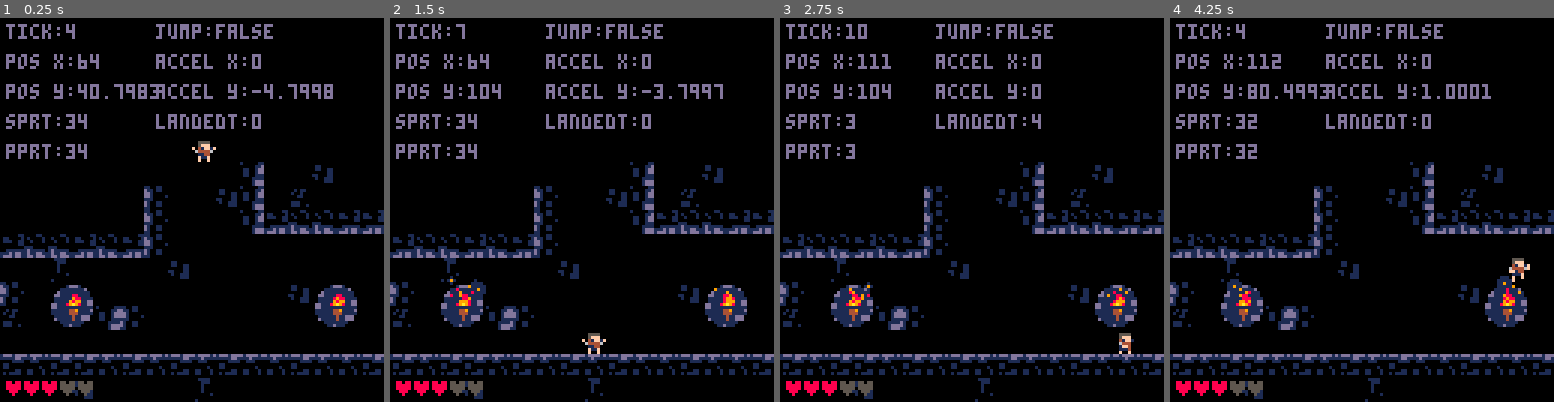
Above: before the commit, frames 1-4 (left to right).
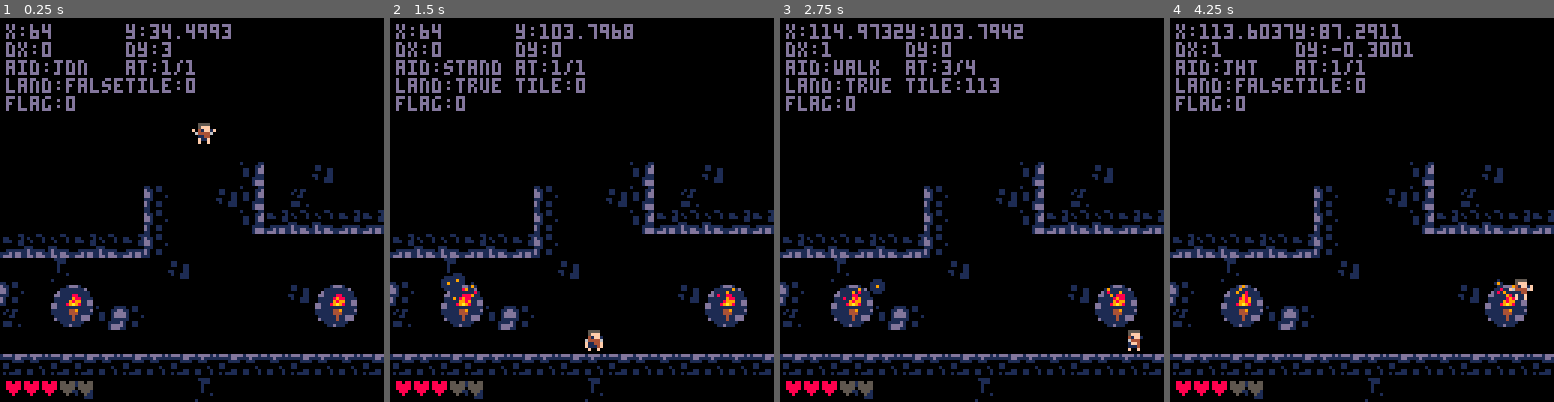
Above: after the commit, the same moments.

Repository: bruno-force/Return-to-Asgard
Game: PICO-8 cartridge game.p8
Two runs of this game, one before a commit and one after it. Both use one fixed random seed, a clock stepped at 60 frames per second and the inputs below.
Inputs:
- Up to frame 1 (0.25 s): no input
- Up to frame 2 (1.5 s): tap X (X key) at 0.33, 1.07 s; tap O (Z key) at 0.7 s
- Up to frame 3 (2.75 s): hold Right 1.6-2.1 s; tap O (Z key) at 1.7, 2.1, 2.5 s; tap X (X key) at 1.85 s; hold Right from 2.47 s (still down)
- Up to frame 4 (4.25 s): tap O (Z key) every 0.4 s from 2.9 to 4.1 s; tap X (X key) at 2.97, 4.08 s; release Right at 3.03 s; hold Left 3.08-3.58 s; hold Right from 4.02 s (still down)

The runs differ from the first frame. In frame 1, 5.7% of the frame differs, in the area x 1-87%, y 1-38%; in frame 2, 5.8%; in frame 3, 5.9%; in frame 4, 6.8%, in the area x 1-95%, y 1-74%.

Commit message:
feat: OOP

Diff:
--- a/game.p8
+++ b/game.p8
@@ -1,9 +1,13 @@
 pico-8 cartridge // http://www.pico-8.com
 version 18
 __lua__
+
 #include lib/utils.lua
 #include lib/interface.lua
 #include lib/stage.lua
+#include lib/collisions.lua
+#include lib/body.lua
+#include lib/animation.lua
 #include lib/emitter.lua
 #include lib/particle.lua
 #include lib/player.lua
@@ -13,19 +17,34 @@
 function _init()
   create_fire_emitter(25,95)
   create_fire_emitter(112,95)
-  custom_menu()
   init_player()
 end
 
 function _update60()
   update_stage()
+  bodies:update()
+  add_logs()
 end
 
 function _draw()
   cls()
   draw_stage()
-  devlogs()
+  bodies:draw()
+  print_logs()
 end
+
+function add_logs()
+  log('x',p.x)
+  log('y',p.y)
+  log('dx',p.dx)
+  log('dy',p.dy)
+  log('aid',p.animation.i)
+  log('at',ceil(p.animation.t/p.animation.fs)..'/'..#p.animation.s)
+  log('land',tostr(p.landed))
+  log('tile',mget(p.x/8,p.y/8))
+  log('flag',fget(mget(p.x/8,p.y/8)))
+end
+
 __gfx__
 00000000000000000000000000000000000000000000000000000000000000000000000000000000000000000000000000000000000000000000000000000000
 00555500005555000055550000555500000000000000000000000000000000000000000000000000000000000000000000000000000000000000000000000000
@@ -90,6 +109,9 @@
 00d11111411ddd000000000000000000000000000000000000000000000000000000000000000000000000000000000000000000000000000000000000000000
 00001111111100000000000000000000000000000000000000000000000000000000000000000000000000000000000000000000000000000000000000000000
 0000011d111000000000000000000000000000000000000000000000000000000000000000000000000000000000000000000000000000000000000000000000
+__gff__
+0000000000000000000000000000000000000000000000000000000000000000000000000000000000000000000000000000000000000000000000000000000001010000000000000000000000000000000000000000000000000000000000000000000000000000000000000000000000000000000000000000000000000000
+0000000000000000000000000000000000000000000000000000000000000000000000000000000000000000000000000000000000000000000000000000000000000000000000000000000000000000000000000000000000000000000000000000000000000000000000000000000000000000000000000000000000000000
 __map__
 0000000000000000000000000000000000000000000000000000000000000000000000000000000000000000000000000000000000000000000000000000000000000000000000000000000000000000000000000000000000000000000000000000000000000000000000000000000000000000000000000000000000000000
 0000000000000000000000000000000000000000000000000000000000000000000000000000000000000000000000000000000000000000000000000000000000000000000000000000000000000000000000000000000000000000000000000000000000000000000000000000000000000000000000000000000000000000
@@ -105,7 +127,7 @@
 4200606100000000000000004460610000000000000000000000000000000000000000000000000000000000000000000000000000000000000000000000000000000000000000000000000000000000000000000000000000000000000000000000000000000000000000000000000000000000000000000000000000000000
 4500707143420000000000000070710000000000000000000000000000000000000000000000000000000000000000000000000000000000000000000000000000000000000000000000000000000000000000000000000000000000000000000000000000000000000000000000000000000000000000000000000000000000
 0000000000000000000000000000000000000000000000000000000000000000000000000000000000000000000000000000000000000000000000000000000000000000000000000000000000000000000000000000000000000000000000000000000000000000000000000000000000000000000000000000000000000000
-4041404041404140414041414041414000000000000000000000000000000000000000000000000000000000000000000000000000000000000000000000000000000000000000000000000000000000000000000000000000000000000000000000000000000000000000000000000000000000000000000000000000000000
+4041404041404140414041414041414040404040404000000000000000000000000000000000000000000000000000000000000000000000000000000000000000000000000000000000000000000000000000000000000000000000000000000000000000000000000000000000000000000000000000000000000000000000
 0000474400000000520000000000000000000000000000000000000000000000000000000000000000000000000000000000000000000000000000000000000000000000000000000000000000000000000000000000000000000000000000000000000000000000000000000000000000000000000000000000000000000000
 0000004700000000000000000044000000000000000000000000000000000000000000000000000000000000000000000000000000000000000000000000000000000000000000000000000000000000000000000000000000000000000000000000000000000000000000000000000000000000000000000000000000000000
 0044000000000000000044000000000000000000000000000000000000000000000000000000000000000000000000000000000000000000000000000000000000000000000000000000000000000000000000000000000000000000000000000000000000000000000000000000000000000000000000000000000000000000
--- /dev/null
+++ b/lib/animation.lua
@@ -0,0 +1,26 @@
+animation={}--class definition
+--constructor
+function animation:new(i,s)
+  o = {}
+  setmetatable(o, self)
+  self.__index = self
+  self.i=i--id
+  self.t=0--timer
+  self.s=s--sprites
+  self.fs=6--frameskip
+  return o
+end
+
+--instance methods
+function animation:is(i)
+  return self.i==i
+end
+
+function animation:update()
+  if(self.t>#self.s*self.fs)self.t=0
+  self.t+=1
+end
+
+function animation:get_sprite()
+  return self.s[ceil(self.t/self.fs)]
+end
--- a/lib/body.lua
+++ b/lib/body.lua
@@ -1,56 +1,67 @@
 bodies={}
-g,f=0.3,0.8--gravity,friction
-local acc=0.5
-local mdx=2
-local mdy=2
+g,f=0.3,0.85--gravity,friction
+acc=0.5
+local mdx=1
+local mdy=3
 
--- CONSTRUCTORS
-function add_body(x,y)
-  return add(bodies, new_body(x,y))
+-- BODIES
+function bodies:new(x,y)
+  return add(bodies, body:new(x,y))
 end
 
-function new_body(x,y)
-  return {
+function bodies:update()
+  for b in all(self) do
+    b:update()
+  end
+end
+
+function bodies:draw()
+  for b in all(self) do
+    b:draw()
+  end
+end
+
+--BODY
+
+body={}
+function body:new(x,y)
+  o = {
     x=x,
     y=y,
     dx=0,
-    dy=0
+    dy=0,
+    fx=false,--flip
+    fy=false--flip
   }
+  setmetatable(o, self)
+  self.__index = self--THIS LINE IS SUPER IMPORTANT
+  return o
 end
 
 -- INSTANCE METHODS
-function update_body(b)
-  if(b.before_update!=nill)b.before_update()
-  _update_body(b)
-  if(b.after_update!=nil)b.after_update()
+function body:update()
+  if(self.before_update!=nill)self.before_update()
+  self:_update()
+  if(self.after_update!=nil)self.after_update()
 end
 
-function _update_body(b)
+function body:_update()
   --Update Acceleration
-  b.dx=mid(-mdx,b.dx*f,mdx)
-  b.dy=mid(-mdy,b.dy+g,mdy)
+  self.dx=mid(-mdx,self.dx*f,mdx)
+  self.dy=mid(-mdy,self.dy+g,mdy)
   --Check Collition
-  if collide_map(b) then
-    b.dx=0 b.dy=0
+  if collide_map(self) then
+    self.dy=0
+    self.landed=true
   end
   --Update Coordinates
-  b.x+=b.dx
-  b.y+=b.dy
+  self.x+=self.dx
+  self.y+=self.dy
+  --Bounds
+  if(self.x<0 and self.dx<0) self.x=127
+  if(self.x>127 and self.dx>0) self.x=0
 end
 
-function draw_body(b)
-  spr(b.spr,b.x,b.y)
+function body:draw()
+  spr(self.animation:get_sprite(),self.x,self.y,1,1,self.fx,self.fy)
 end
-
--- GAME CYCLE
-function update_bodies()
-  for b in all(bodies) do
-    update_body(b)
-  end
-end
-
-function draw_bodies()
-  for b in all(bodies) do
-    draw_body(b)
-  end
-end
--- a/lib/gfx.lua
+++ /dev/null
@@ -1,77 +0,0 @@
-gfe={}--emmiters
-gfx={}--effects
-local gt=0--graphic timer
-local types = {'fire', 'dust'}
-
--- EMMITERS
-
-function update_gfe()
-  for e in all(gfe) do
-    update_emmiter(e)
-  end
-end
-
-function draw_gfe()
-  for e in all(gfe) do
-    draw_emmiter(e)
-  end
-end
-
-function create_emmiter(x,y,st,fs,t)--x,y,spawntime,frameskip,type
-  add(gfe,{x=x,y=y,st=st,fs=fs,t=t,fx={}})
-end
-
-function update_emmiter(e)
-  print(e)
-end
-
-function draw_emmitter(e)
-  print(e)
-end
-
-function create_fire_emmiter(x,y)
-  create_emmiter(x,y,16,16,types.fire)
-end
-
--- PARTICLES
-
-function add_particle(x,y,ls,fs,c)--x, y, lifespan, frame skip, color
-  add(gfx,{x=x,y=y,c=c,ls=ls,fs=fs,t=0})
-end
-
-function add_fire(x,y)
-  local fs=16
-  add_particle(x,y,3+rnd(5),fs,9)
-  add_particle(x,y,2+rnd(3),fs,8)
-end
-
-function add_dust(x,y)
-  add_particle(x,y,3+rnd(3),4,7)
-end
-
-function create_gfx()
-  if(gt%10==0) then
-    add_fire(25,95)
-    add_fire(112,95)
-  end
-  gt+=1
-end
-
-function update_gfx()
-  for g in all(gfx) do
-    if((g.t%g.fs)==0) then
-      local rx=rnd(3)
-      g.y-=1
-      g.x+=rx-rnd(rx*2)
-    end
-    g.t+=1
-  end
-end
-
-function draw_gfx()
-  for g in all(gfx) do
-    if(pget(g.x,g.y)==0) circfill(g.x,g.y,1+rnd(2),1)
-    pset(g.x,g.y,g.c)
-    if(g.t>g.ls*g.fs)del(gfx,g) --remove if lifespan ended
-  end
-end
--- a/lib/interface.lua
+++ b/lib/interface.lua
@@ -6,7 +6,3 @@
     print('♥',1+(6*i),121,c)
   end
 end
-
-function custom_menu()
-  menuitem(1, 'custom menu item 1', nil)
-end
--- a/lib/player.lua
+++ b/lib/player.lua
@@ -1,134 +1,59 @@
-pps={}--previous player state
-local sy=8*13--tick, frame, step, std y pos
-local sprites={
-  stand=0,
-  walk={1,2,3,2},
-  talk={16,17,18}
-}
-
-function draw_sword()
-  local dx
-  if(p.flp) then
-    dx=-4
-  else
-    dx=4
-  end
-  local sx=p.x+dx
-  local sy=p.y+1
-  spr(4,sx,sy,1,1,p.flp,false)
+--constructor
+function init_player()
+  p = bodies:new(64,0)
+  p.landed=false
+  p.flp=false
+  p.before_update = before_update
+  p.after_update = after_update
 end
 
-function init_player()
-  p = {
-    cs=0,--current sprite
-    s=1,--player speed
-    x=64,--position
-    y=0,--position,
-    ax=0,--acceleration
-    ay=0,--acceleration
-    flp=false,--flipped
-    landed=false,
-  t=0,--animation tick
-    lt=0,--landed tick/timer
-    it=0,--idle tick/timer
-  f=1,--frame
-  fs=12--frameskip
-  }
+--gamecycle
+function before_update()
+  h_move()
+  v_move()
 end
 
-function update_player()
-  pps=shallow_copy(p)
-  p.t=(p.t+1)%p.fs--update tick/timer
-  h_move()
-  v_move()
-  do_sfx()
+function after_update()
+  animate()
 end
 
-function draw_player()
-  spr(p.cs,p.x,p.y,1,1,p.flp,false)
-  if(p.atk==1) then
-    draw_sword()
-  end
-end
-
+--movement
 function h_move()
-  local l=btn(0)--left
-  local r=btn(1)--right
-  if l then
-    p.x-=p.s
-    if(p.x<0)p.x=128
-    p.flp=true
-  elseif r then
-    p.x+=p.s
-    if(p.x>128)p.x=0
-    p.flp=false
-  else
-
+  if btn(0) then --left
+    p.dx-=acc
+    p.fx=true
+  elseif btn(1) then --right
+    p.dx+=acc
+    p.fx=false
   end
 end
 
 function v_move()
-  j=btnp(5)--jump
-  p.landed=p.y==sy
-  if j and p.landed then --if its on the floor allow to jump
-    p.ay=4
+  if btnp(5) and p.landed then --if its on the floor allow to jump
+    p.dy=-4
     p.landed=false
-    p.lt=0
-  end
-  if p.landed then--if is on the floor
-    p.ay=0
-    p.lt=min(4,p.lt+1)-- increment till 4
-  else												--or in the air
-    p.ay-=gv
-    p.y=min(sy,p.y-p.ay)
   end
 end
 
-function anim_player()
-  l=btn(0)--left
-  r=btn(1)--right
-  a=btn(4)--attack
-  if l or r then
-    if(p.landed)walk()
+--animation/actions
+function animate()
+  local i,s
+  --walk or stand
+  if p.landed then
+    if abs(p.dx)>.1 then i='walk' s={1,2,3,2}
+    else i='stand' s={0} end
+  --jump cycle
   else
-    stand()
+    local htt=0.5--hangtime treshold
+    if p.dy<-1*htt then i='jup' s={32} --going up
+    elseif p.dy<htt and p.dy>-1*htt then i='jht' s={33} --hangtime
+    elseif p.dy>htt then i='jdn' s={34} end--going down
   end
-  if(p.landed and pps.lt<4)land()
-  if(not p.landed)jump()
-  if(a) then attack()
-  else p.atk=0 end
+  --TODO:LAND
+  change_animation(i,s)
+  p.animation:update()
 end
 
-function stand()
-  p.cs=sprites.stand
+function change_animation(i,s)
+  if(p.animation==nil or not p.animation:is(i)) p.animation=animation:new(i,s)
 end
-
-function walk()
-  if(p.t==0) p.f=p.f%#sprites.walk+1
-  p.cs=sprites.walk[p.f]
-end
-
-function land()
-  p.cs=35
-  create_dust_emitter(p.x+4,p.y+8)
-end
-
-function jump()
-  if p.ay>0 then
-    p.cs=32
-  elseif p.ay==0 then
-    p.cs=33
-  elseif p.ay<0 then
-    p.cs=34
-  end
-end
-
-function attack()
-  -- p.cs=2
-  p.atk=1
-end
-
-function do_sfx()
-  if (not p.landed and pps.landed) sfx(0)
-  if (p.landed and not pps.landed) sfx(1)
-end
--- a/lib/stage.lua
+++ b/lib/stage.lua
@@ -1,16 +1,10 @@
 cstage='GAME'
 function update_stage()
   update_gfe()
-  update_player()
-  anim_player()
 end
 
 function draw_stage()
   map(0,0,0,0)
   draw_gfe()
-  --player.animate
-  draw_player()
-  --end::player.animate
-  -- rect(0,0,127,127,6)
   draw_interface()
 end
--- a/lib/utils.lua
+++ b/lib/utils.lua
@@ -1,3 +1,5 @@
+logs={}
+
 function shallow_copy(o)
   local rv = {}
   for k, v in pairs(o) do
@@ -6,16 +8,22 @@
   return rv
 end
 
-function devlogs()
+function print_logs()
+  local c=13
+  local ox,oy=2,2--offset
   --first col
-  print('tick:'..p.t,2,2,13)
-  print('pos x:'..p.x,2,12,13)
-  print('pos y:'..p.y,2,22,13)
-  print('sprt:'..p.cs,2,32,13)
-  print('pprt:'..pps.cs,2,42,13)
-  --second col
-  print('jump:'..tostr(btnp(5)),52,2,13)
-  print('accel x:'..p.ax,52,12,13)
-  print('accel y:'..p.ay,52,22,13)
-  print('landedt:'..p.lt,52,32,13)
+  for i,l in pairs(logs) do
+    local px,py=ox,2+oy--print pos
+    if(i%2!=0) then
+    else
+      px+=40
+    end
+    py=oy+(6*(flr((i-1)/2)))--floor division
+    print(l[1]..':'..l[2],px,py,c)
+  end
+  logs={}
 end
+
+function log(l,v)
+  add(logs,{l,v})
+end
--- a/physics.p8
+++ /dev/null
@@ -1,83 +0,0 @@
-pico-8 cartridge // http://www.pico-8.com
-version 18
-__lua__
-#include lib/collisions.lua
-#include lib/body.lua
-
-local logs={}
-
-function _init()
-  cls()
-  p = add_body(64,64)
-  p.spr=2
-end
-
-function _update60()
-  update_bodies()
-  add_logs()
-end
-
-function _draw()
-  cls()
-  map(0,0)
-  draw_bodies()
-  rect(0,0,127,127,7)
-  print_logs()
-end
-
-function add_logs()
-  log('dx',p.dx)
-  log('dy',p.dy)
-  log('tile',mget(p.x/8,p.y/8))
-  log('flag',fget(mget(p.x/8,p.y/8)))
-end
-
-function print_logs()
-  local c=13
-  local ox,oy=2,2--offset
-  --first col
-  for i,l in pairs(logs) do
-    local px,py=ox,2+oy--print pos
-    if(i%2!=0) then
-    else
-      px+=40
-    end
-    py=oy+(6*(flr((i-1)/2)))--floor division
-    print(l[1]..':'..l[2],px,py,c)
-    del(logs,l) --once printed remove log
-  end
-  -- logs={}
-end
-
-function log(l,v)
-  add(logs,{l,v})
-end
-__gfx__
-00000000666066600000000000000000000000000000000000000000000000000000000000000000000000000000000000000000000000000000000000000000
-00000000000000000060060000000000000000000000000000000000000000000000000000000000000000000000000000000000000000000000000000000000
-000000000666066600eeee0000000000000000000000000000000000000000000000000000000000000000000000000000000000000000000000000000000000
-000000000000000000e8e80000000000000000000000000000000000000000000000000000000000000000000000000000000000000000000000000000000000
-000000006660666000eeee0000000000000000000000000000000000000000000000000000000000000000000000000000000000000000000000000000000000
-00000000000000000e22e2e000000000000000000000000000000000000000000000000000000000000000000000000000000000000000000000000000000000
-00000000066606660e2222e000000000000000000000000000000000000000000000000000000000000000000000000000000000000000000000000000000000
-00000000000000000020020000000000000000000000000000000000000000000000000000000000000000000000000000000000000000000000000000000000
-__gff__
-0001000000000000000000000000000000000000000000000000000000000000000000000000000000000000000000000000000000000000000000000000000000000000000000000000000000000000000000000000000000000000000000000000000000000000000000000000000000000000000000000000000000000000
-0000000000000000000000000000000000000000000000000000000000000000000000000000000000000000000000000000000000000000000000000000000000000000000000000000000000000000000000000000000000000000000000000000000000000000000000000000000000000000000000000000000000000000
-__map__
-0000000000000000000000000000000000000000000000000000000000000000000000000000000000000000000000000000000000000000000000000000000000000000000000000000000000000000000000000000000000000000000000000000000000000000000000000000000000000000000000000000000000000000
-0000000000000000000000000000000000000000000000000000000000000000000000000000000000000000000000000000000000000000000000000000000000000000000000000000000000000000000000000000000000000000000000000000000000000000000000000000000000000000000000000000000000000000
-0000000000000000000000000001000100000000000000000000000000000000000000000000000000000000000000000000000000000000000000000000000000000000000000000000000000000000000000000000000000000000000000000000000000000000000000000000000000000000000000000000000000000000
-0000000000000000000000000001000100000000000000000000000000000000000000000000000000000000000000000000000000000000000000000000000000000000000000000000000000000000000000000000000000000000000000000000000000000000000000000000000000000000000000000000000000000000
-0101010100010101000100000101000100000000000000000000000000000000000000000000000000000000000000000000000000000000000000000000000000000000000000000000000000000000000000000000000000000000000000000000000000000000000000000000000000000000000000000000000000000000
-0101010100010101010101010101000100000000000000000000000000000000000000000000000000000000000000000000000000000000000000000000000000000000000000000000000000000000000000000000000000000000000000000000000000000000000000000000000000000000000000000000000000000000
-0000000000010101000000010101010100000000000000000000000000000000000000000000000000000000000000000000000000000000000000000000000000000000000000000000000000000000000000000000000000000000000000000000000000000000000000000000000000000000000000000000000000000000
-0000000000000000000000010101010100000000000000000000000000000000000000000000000000000000000000000000000000000000000000000000000000000000000000000000000000000000000000000000000000000000000000000000000000000000000000000000000000000000000000000000000000000000
-0000000000000000000000000101000100000000000000000000000000000000000000000000000000000000000000000000000000000000000000000000000000000000000000000000000000000000000000000000000000000000000000000000000000000000000000000000000000000000000000000000000000000000
-0000000000000000000000000101000100000000000000000000000000000000000000000000000000000000000000000000000000000000000000000000000000000000000000000000000000000000000000000000000000000000000000000000000000000000000000000000000000000000000000000000000000000000
-0000000000000000000000000101000100000000000000000000000000000000000000000000000000000000000000000000000000000000000000000000000000000000000000000000000000000000000000000000000000000000000000000000000000000000000000000000000000000000000000000000000000000000
-0101010101000000000000000101000100000000000000000000000000000000000000000000000000000000000000000000000000000000000000000000000000000000000000000000000000000000000000000000000000000000000000000000000000000000000000000000000000000000000000000000000000000000
-0101010101010101010101000001000100000000000000000000000000000000000000000000000000000000000000000000000000000000000000000000000000000000000000000000000000000000000000000000000000000000000000000000000000000000000000000000000000000000000000000000000000000000
-0101010101010101010101010100000100000000000000000000000000000000000000000000000000000000000000000000000000000000000000000000000000000000000000000000000000000000000000000000000000000000000000000000000000000000000000000000000000000000000000000000000000000000
-0101010101010101010101010101000100000000000000000000000000000000000000000000000000000000000000000000000000000000000000000000000000000000000000000000000000000000000000000000000000000000000000000000000000000000000000000000000000000000000000000000000000000000
-0101010101010101010101010101000100000000000000000000000000000000000000000000000000000000000000000000000000000000000000000000000000000000000000000000000000000000000000000000000000000000000000000000000000000000000000000000000000000000000000000000000000000000
